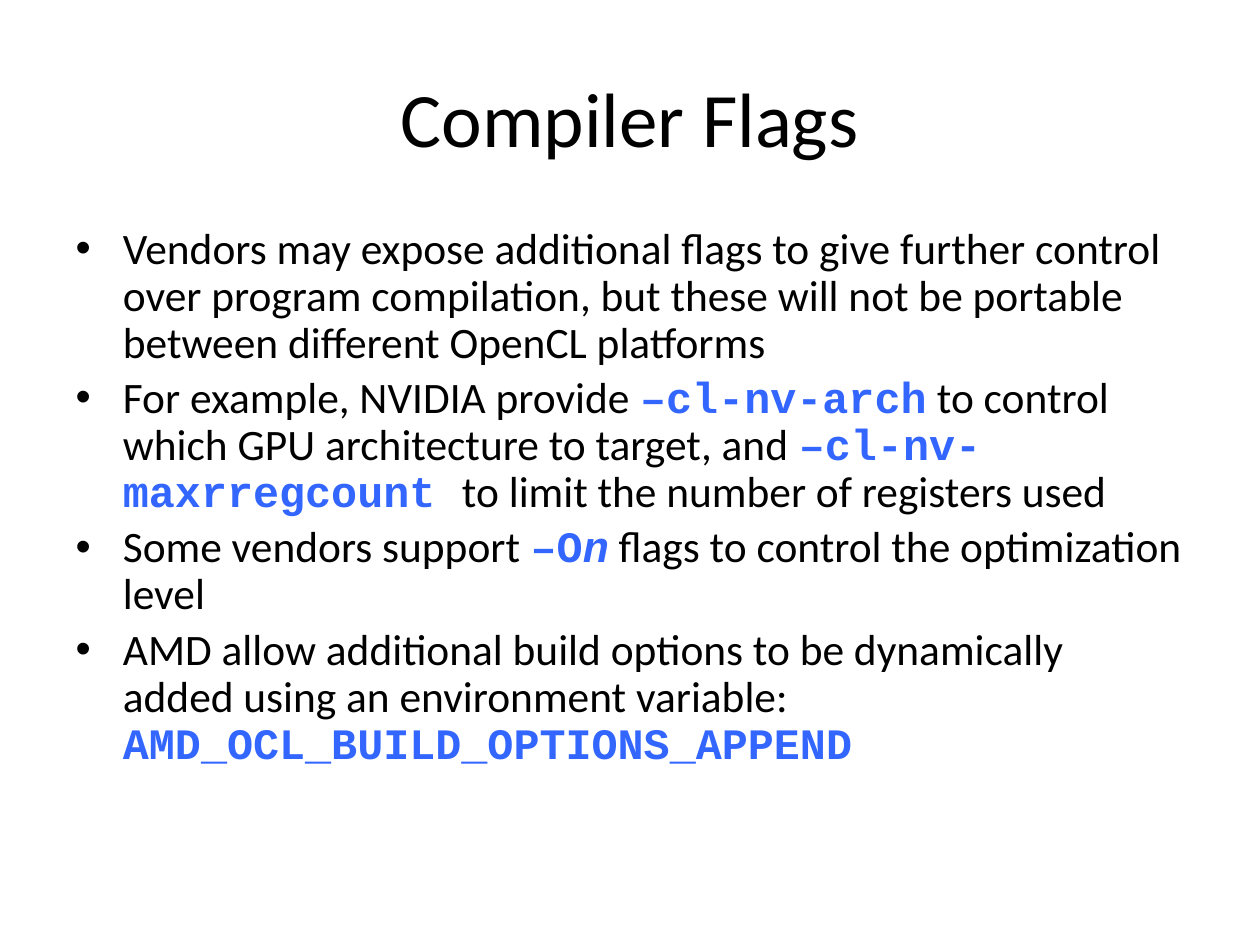
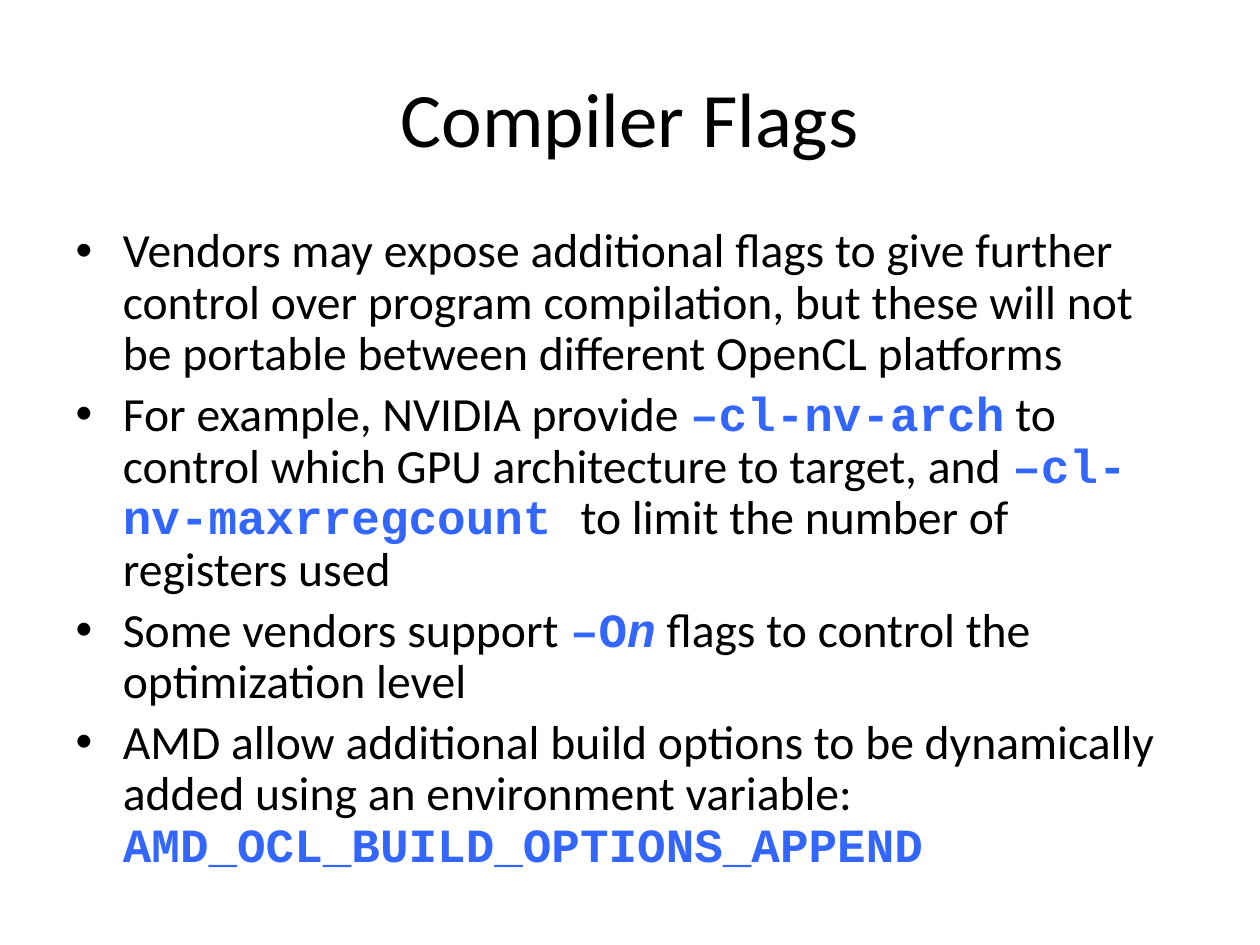
Before and after one commit to UoB-HPC/opencl-training-code, a slide deck: slide 16 of slides/advanced_part2.pptx. Drawn at 1260x945 pixels with LibreOffice and Linux fonts; fonts in the diff are those of the drawing. Boxes give left, top, right and bottom in pixels: in the first picture for what was removed or moved away, otherwise in the second. Text is boxed around its words. In the diff, an @@ line names an element or a change of style, - is before the commit and + after.

```diff
--- a/slides/advanced_part2.pptx
+++ b/slides/advanced_part2.pptx
@@ text "Vendors may expose additional flags ..." at [123,234,1154,867]: size 24.8 to 27.2 pt @@
```
Also in this commit, not shown: 12 other slides changed.
